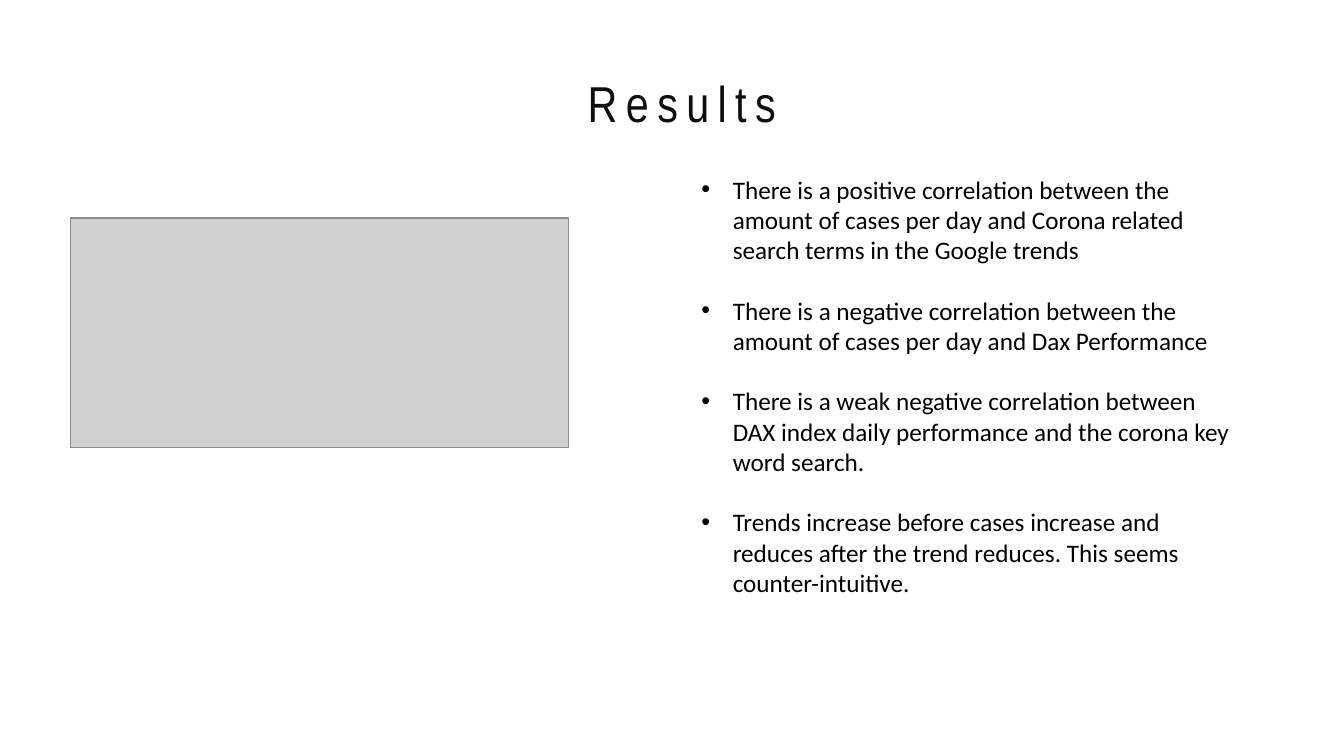
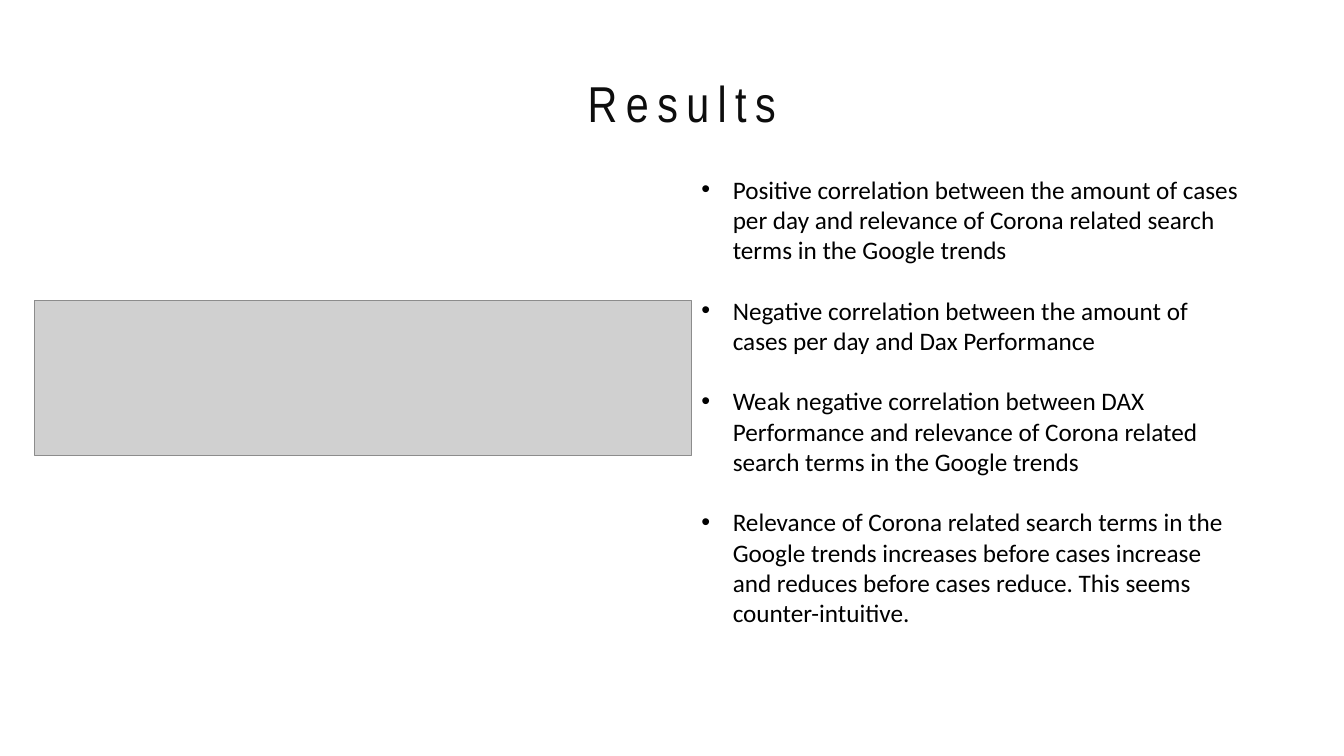
Before and after one commit to Shinan-tech/Share_Data, a slide deck: slide 5 of Final Presentation.pptx. Drawn at 1344x756 pixels with LibreOffice and Linux fonts; fonts in the diff are those of the drawing; grey boxes stand for pictures. Boxes give left, top, right and bottom in pixels: in the first picture for what was removed or moved away, otherwise in the second. Text is boxed around its words. In the diff, an @@ line names an element or a change of style, - is before the commit and + after.

Commit message:
Update presentation

```diff
--- a/Final Presentation.pptx
+++ b/Final Presentation.pptx
@@ text at <box>733,181,1238,622</box>: text changed @@
-• There is a positive correlation between the amount of cases per day and Corona related search terms in the Google trends
-• There is a negative correlation between the amount of cases per day and Dax Performance
-• There is a weak negative correlation between DAX index daily performance and the corona key word search.
-• Trends increase before cases increase and reduces after the trend reduces. This seems counter-intuitive.
+• Positive correlation between the amount of cases per day and relevance of Corona related search terms in the Google trends
+• Negative correlation between the amount of cases per day and Dax Performance
+• Weak negative correlation between DAX Performance and relevance of Corona related search terms in the Google trends
+• Relevance of Corona related search terms in the Google trends increases before cases increase and reduces before cases reduce. This seems counter-intuitive.
@@ picture: place and size @@
-picture at <box>71,218,569,448</box>
+picture at <box>34,300,692,455</box>
```
Also in this commit, not shown: 5 other slides changed, 1 slide added, 1 slide removed, 1 other file.
